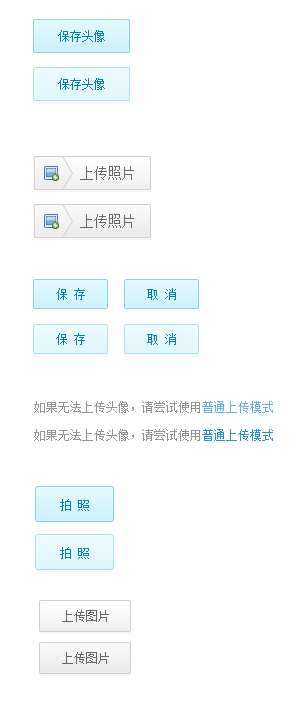
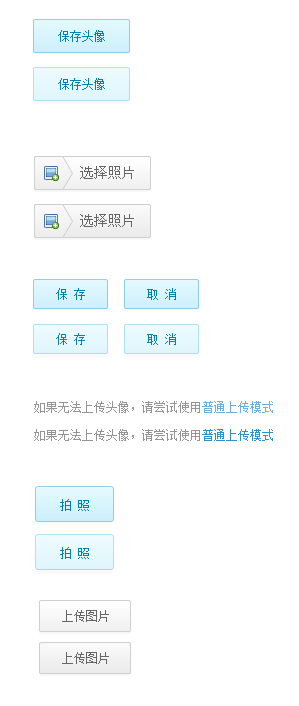
Layer changes from the first 299x706 image to the second:
renamed "上传照片" to "选择照片", painted on it over [left=80, top=214, right=132, bottom=228]
renamed "上传照片" to "选择照片", painted on it over [left=80, top=166, right=132, bottom=180]
